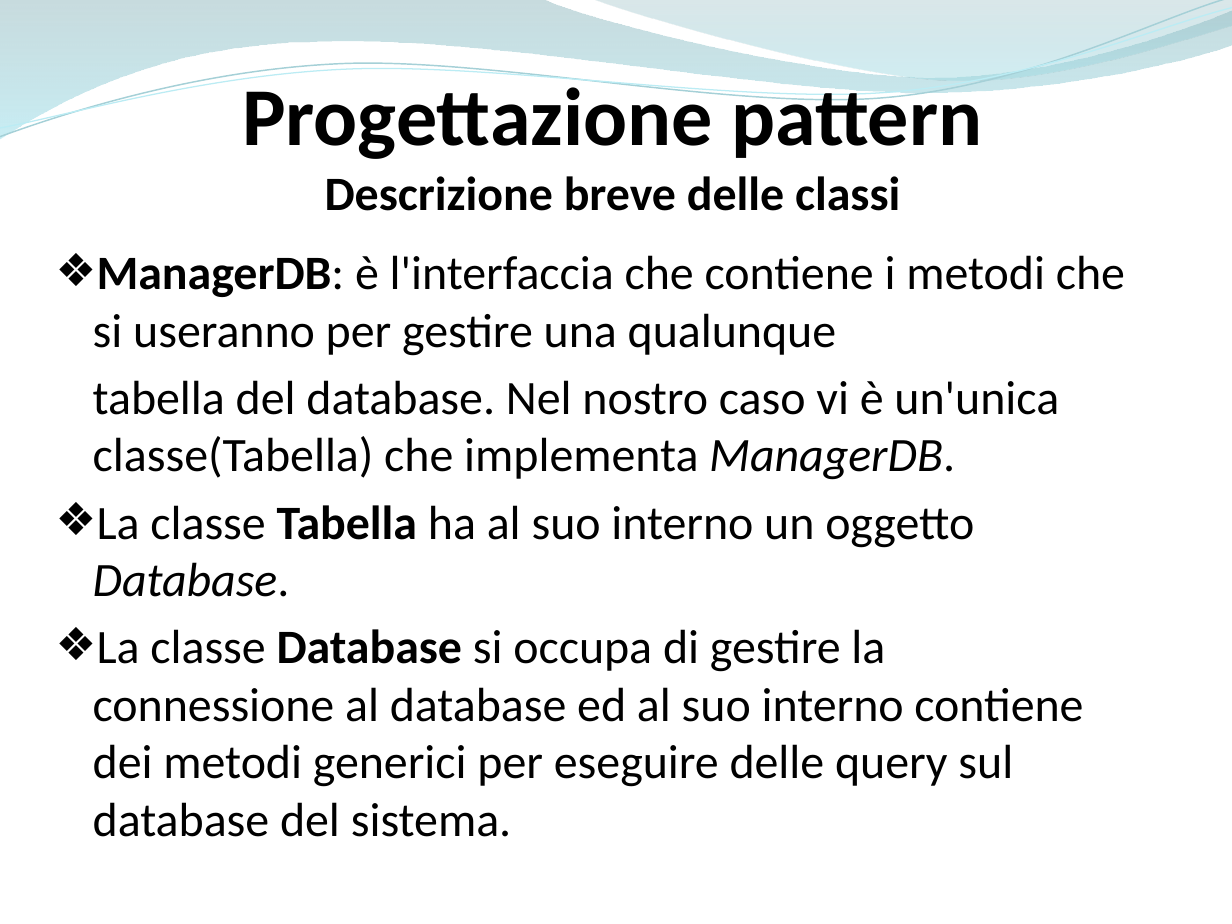
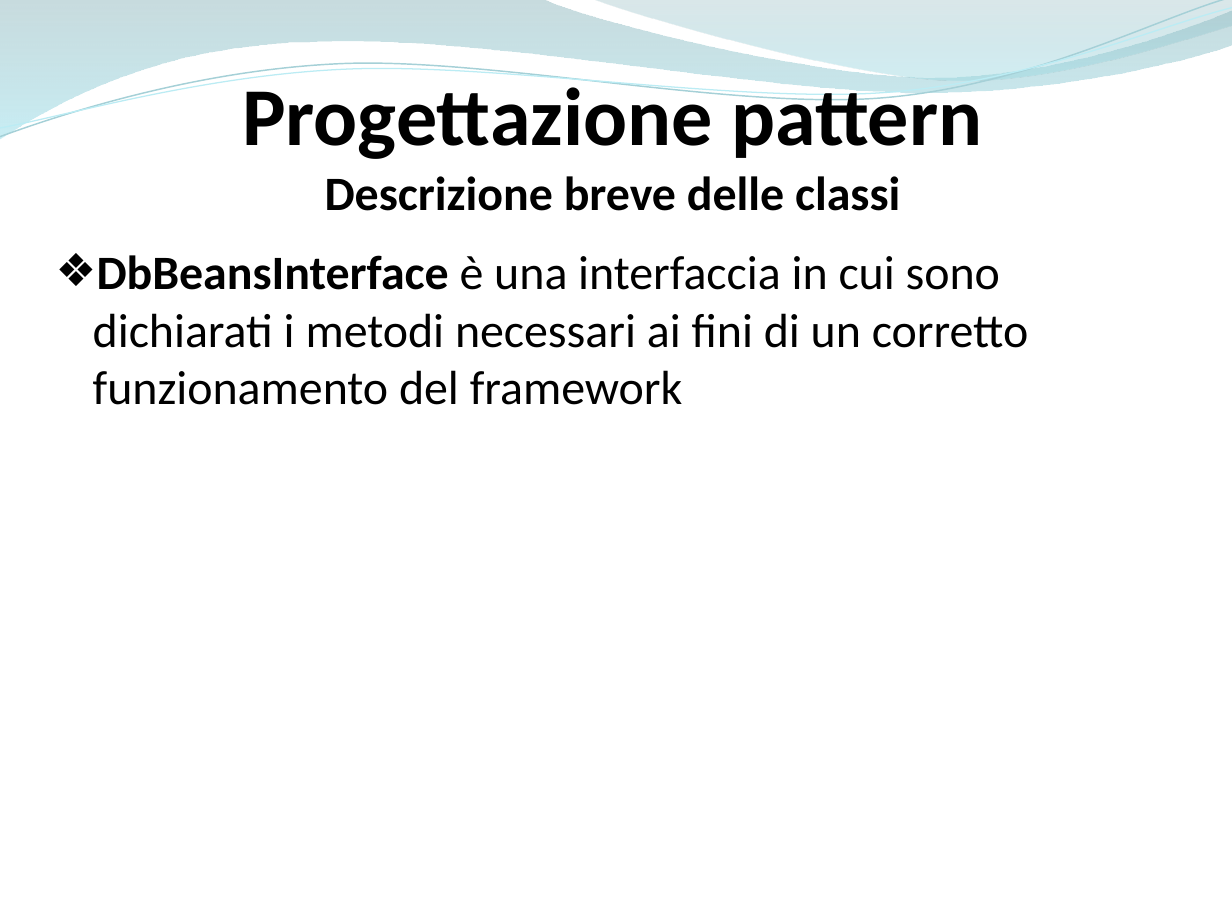
Before and after one commit to ammirate/at-silo, a slide deck: slide 11 of Presentazione/Atsilo1/Scafuro/[BOZZA] Presentazione framework.pptx (slide 9 before the commit). Drawn at 1232x924 pixels with LibreOffice and Linux fonts; fonts in the diff are those of the drawing. Boxes give left, top, right and bottom in pixels: in the first picture for what was removed or moved away, otherwise in the second. Text is boxed around its words. In the diff, an @@ line names an element or a change of style, - is before the commit and + after.

```diff
--- a/Presentazione/Atsilo1/Scafuro/[BOZZA] Presentazione framework.pptx
+++ b/Presentazione/Atsilo1/Scafuro/[BOZZA] Presentazione framework.pptx
@@ text at (x1=93, y1=255, x2=1028, y2=405): text changed @@
-❖ ManagerDB: è l'interfaccia che contiene i metodi che si useranno per gestire una qualunque
-tabella del database. Nel nostro caso vi è un'unica classe(Tabella) che implementa ManagerDB.
-❖ La classe Tabella ha al suo interno un oggetto Database.
-❖ La classe Database si occupa di gestire la connessione al database ed al suo interno contiene dei metodi generici per eseguire delle query sul database del sistema.
+❖ DbBeansInterface è una interfaccia in cui sono dichiarati i metodi necessari ai fini di un corretto funzionamento del framework
```
Also in this commit, not shown: 2 other slides changed, 1 slide added.
